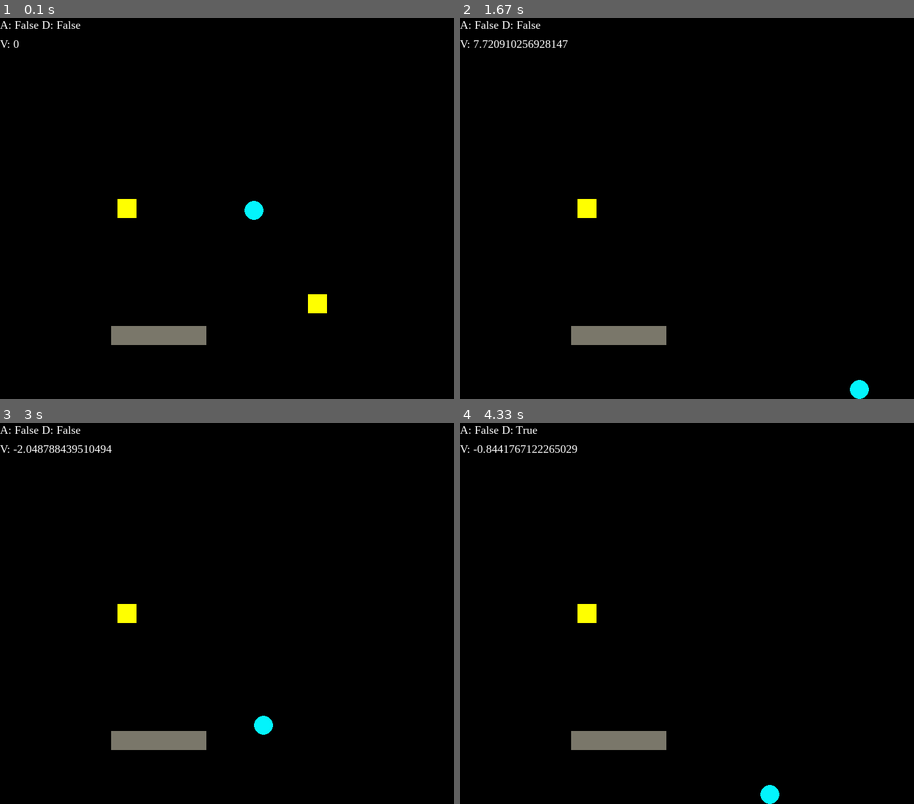
Above: before the commit, frames 1-4 (two rows, left to right).
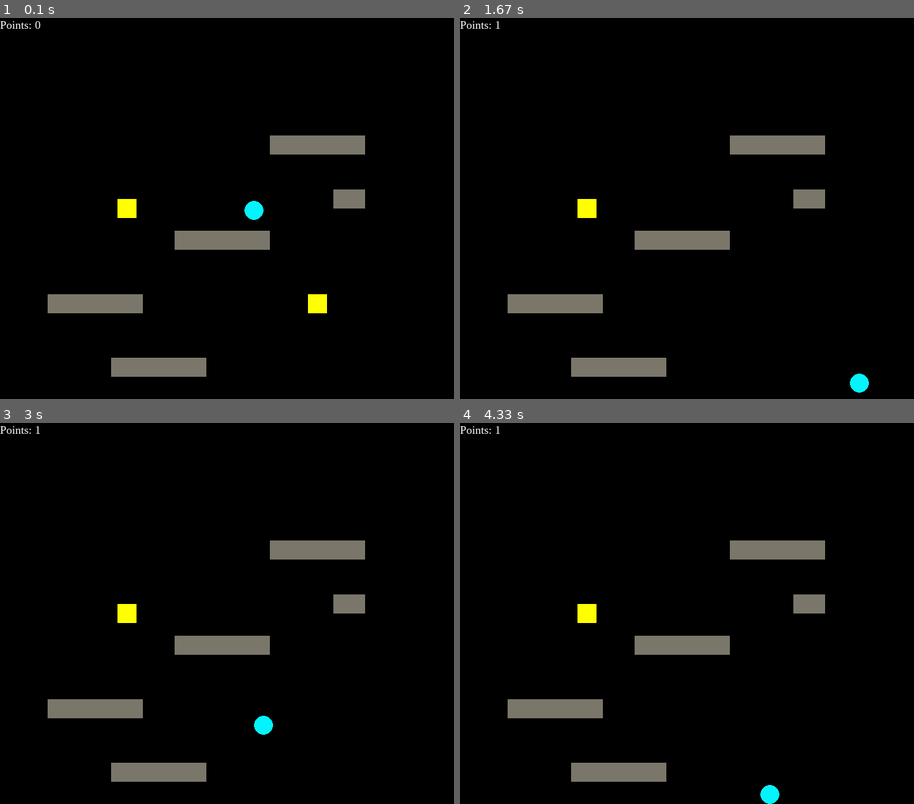
Above: after the commit, the same moments.

Repository: kamilxkruk/PyGamePlatformer
Game: pygame game, started from main.py
Two runs of this game, one before a commit and one after it. Both use one fixed random seed, a clock stepped at 60 frames per second and the inputs below.
Inputs:
- Up to frame 1 (0.1 s): no input
- Up to frame 2 (1.67 s): hold D 0.33-0.8 s; hold W 0.83-1.13 s; hold D 1.17-1.63 s
- Up to frame 3 (3 s): hold A 1.67-2.2 s; hold A 2.23-2.63 s; hold W from 2.67 s (still down)
- Up to frame 4 (4.33 s): release W at 3.03 s; hold D 3.07-3.7 s; hold A 3.73-4.2 s; hold D from 4.23 s (still down)

The runs differ from the first frame. In frame 1, 5.8% of the frame differs, in the area x 0-81%, y 0-95%; in frame 2, 6.1%, in the area x 0-91%, y 0-100%; in frame 3, 6.0%; in frame 4, 6.0%.

Commit message:
Implement collision with platforms, move platoform placement to settings

Diff:
--- a/player.py
+++ b/player.py
@@ -12,6 +12,8 @@
         self.acc_x = 0
         self.acc_y = 0
 
+        self.points = 0
+
         #Setting up sprites
         self.playerSprite = PlayerSprite()
         self.playerSpriteGroup = pygame.sprite.Group()
@@ -20,28 +22,25 @@
         self.rectangle = self.playerSprite.rect
 
         self.platformSpriteGroup = pygame.sprite.Group()
-        self.platformSpriteGroup.add(PlatformSprite(self.centerOfScreen[0]-150,self.centerOfScreen[1]+200))
+        for platform in PLATFORMS:
+            self.platformSpriteGroup.add(PlatformSprite(*platform))
+            # * - spread operator
 
         self.coinSpriteGroup = pygame.sprite.Group()
         self.coinSpriteGroup.add(CoinSprite(self.centerOfScreen[0]+100,self.centerOfScreen[1]+150))
         self.coinSpriteGroup.add(CoinSprite(self.centerOfScreen[0]-200,self.centerOfScreen[1]))
 
         self.myFont = pygame.font.SysFont("Times New Roman", 18)
-        self.infoLabel = self.myFont.render('Test',1,WHITE)
+        self.infoLabel = self.myFont.render('Points: 0',1,WHITE)
         self.infoLabelRect = self.infoLabel.get_rect()
-
-        self.velocityLabel = self.myFont.render('0',1,WHITE)
-        self.velocityLabelRect = self.velocityLabel.get_rect()
-        self.velocityLabelRect.topleft = (0,30)
-        # self.infoLabelRect.bottomright = (SCREEN_WIDTH,SCREEN_HEIGHT)
 
         self.musicPlayer = pygame.mixer.init()
         self.coinSound = pygame.mixer.Sound('sounds/1.mp3')
 
+        self.platformCollision = []
 
 
     def move(self, keys):
-        self.infoLabel = self.myFont.render('A: '+str(keys[pygame.K_a])+' D: '+str(keys[pygame.K_d]) ,1,WHITE)
         self.acc_x = 0
         if self.rectangle.bottom < SCREEN_HEIGHT:
             self.acc_y = GRAVITY
@@ -59,8 +58,9 @@
             self.playerSprite.rect.y += 1
             hits = self.playerSprite.rect.midbottom[1] > SCREEN_HEIGHT
             self.playerSprite.rect.y -= 1
-            if hits:
+            if hits or self.platformCollision:
                 self.velocity_Y = -30
+
 
 
 
@@ -86,26 +86,25 @@
 
             self.rectangle.y += self.velocity_Y
 
-        self.velocityLabel = self.myFont.render('V: '+str(self.velocity_X),1,WHITE)
 
     def detectCoinCollision(self):
         collision = pygame.sprite.spritecollide(self.playerSprite,self.coinSpriteGroup,True)
         if collision:
-            pass
-           #  Dodać punkty
-           # self.coinSound.play()
+            self.points += 1
+            self.infoLabel = self.myFont.render('Points: '+ str(self.points), 1,WHITE)
+            # self.coinSound.play()
 
     def detectPlatformCollision(self):
-        platformCollision = pygame.sprite.spritecollide(self.playerSprite,self.platformSpriteGroup,False)
-        if platformCollision and self.velocity_Y>0:
+        self.platformCollision = pygame.sprite.spritecollide(self.playerSprite,self.platformSpriteGroup,False)
+        if self.platformCollision and self.velocity_Y>0:
             self.acc_y = 0
             self.velocity_Y = 0
-            self.rectangle.bottom = platformCollision[0].rect.top
+            self.onPlatform = True
+            self.rectangle.bottom = self.platformCollision[0].rect.top
 
 
     def display(self, display: pygame.Surface):
         display.blit(self.infoLabel,self.infoLabelRect)
-        display.blit(self.velocityLabel,self.velocityLabelRect)
 
         self.platformSpriteGroup.update()
         self.platformSpriteGroup.draw(display)
--- a/settings.py
+++ b/settings.py
@@ -15,3 +15,12 @@
 YELLOW = (255,255,0)
 LIGHT_BLUE = (3,244,252)
 BROWN = (122, 119, 106)
+
+# platforms
+PLATFORMS = [
+    (250,550),
+    (150,450),
+    (500,200),
+    (350,350),
+    (550,285,50)
+]
